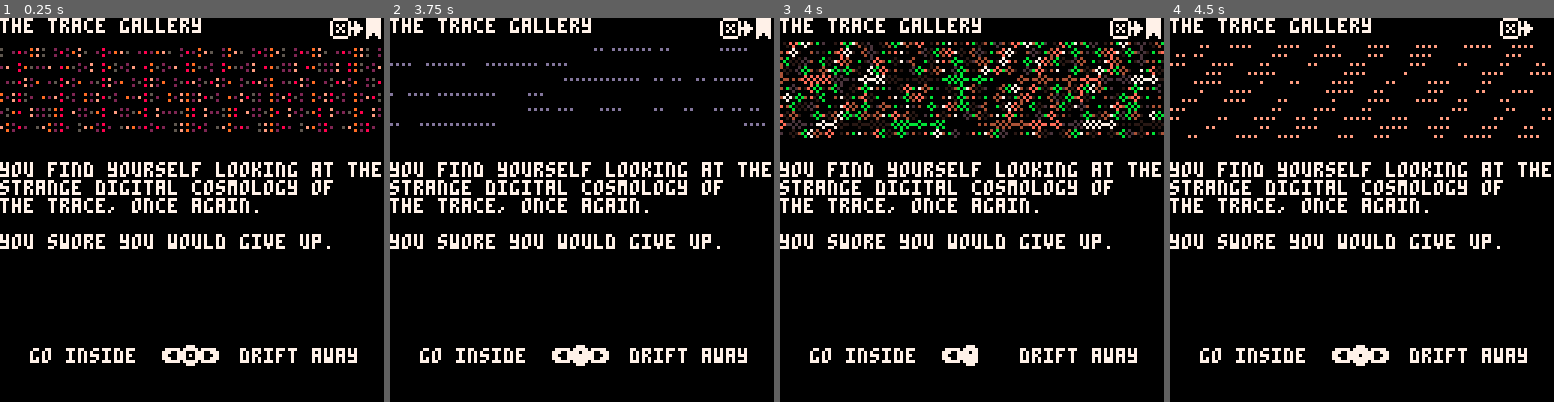
Above: before the commit, frames 1-4 (left to right).
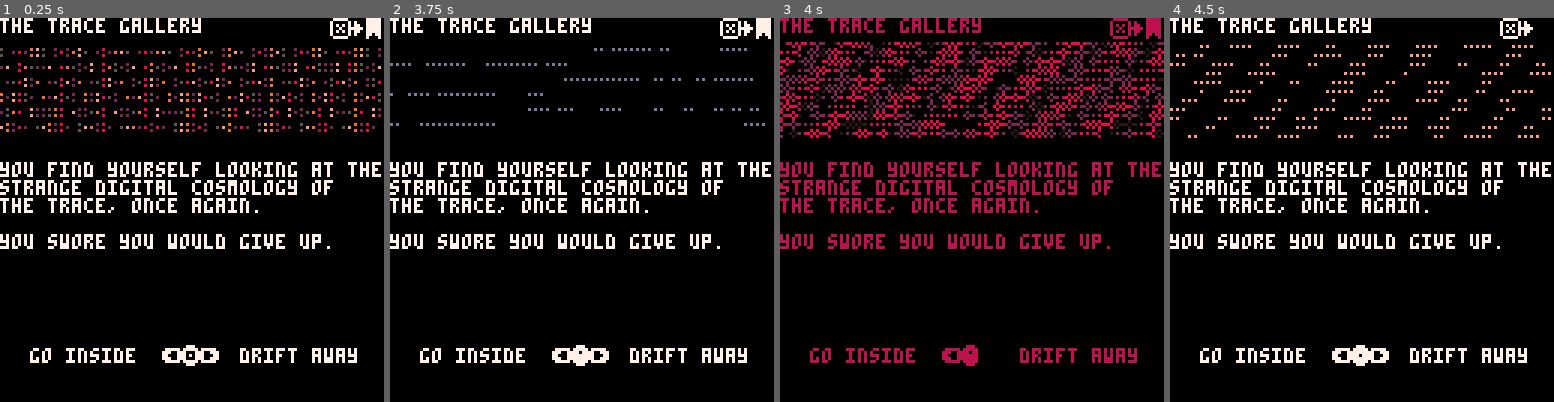
Above: after the commit, the same moments.

Repository: aebrer/pico8_carts
Game: PICO-8 cartridge games/the_trace/the_trace.p8
The game is run twice, just before and just after one commit, with the same random seed, the same clock (stepped at 60 frames per second) and the same inputs.
Inputs:
- Up to frame 1 (0.25 s): no input
- Up to frame 2 (3.75 s): tap X (X key) at 0.33, 0.7, 1.43, 2.58, 3.1, 3.62 s; tap O (Z key) at 1.07, 1.8, 2.43, 3.07, 3.7 s; hold Right 2.33-3.33 s; hold Right from 3.38 s (still down)
- Up to frame 3 (4 s): keep holding Right
- Up to frame 4 (4.5 s): tap X (X key) at 4.13 s; release Right at 4.22 s; hold Up from 4.27 s (still down); tap O (Z key) at 4.33 s

Frames 1-2 are identical in both runs. In frame 3, 20% of the frame differs, in the area x 0-100%, y 0-91%; in frame 4, nothing differs.

Commit message:
add guided tour inventory item

Diff:
--- a/games/the_trace/the_trace.p8
+++ b/games/the_trace/the_trace.p8
@@ -41,7 +41,7 @@
 butt_pos[⬅️]={54,110}
 butt_pos[➡️]={66,110}
 dt=0 -- doom timer
-dtm=888
+dtm=420
 obutt_ani=0
 side=0
 seed_reset_needed=true
@@ -531,10 +531,10 @@
 lib[engreg].vfx=tear
 
 -- read_card
-read_card="what's on the card?"
+read_card="reading the future"
 lib[read_card]=new_page(
 read_card,
-"now you have to make a choice:\n"
+"now you have to make a choice...\nwhat's 0n the card?"
 )
 lib[read_card].cb=function()
  if obutt_ani%8==0 and obutt_ani>0 then
